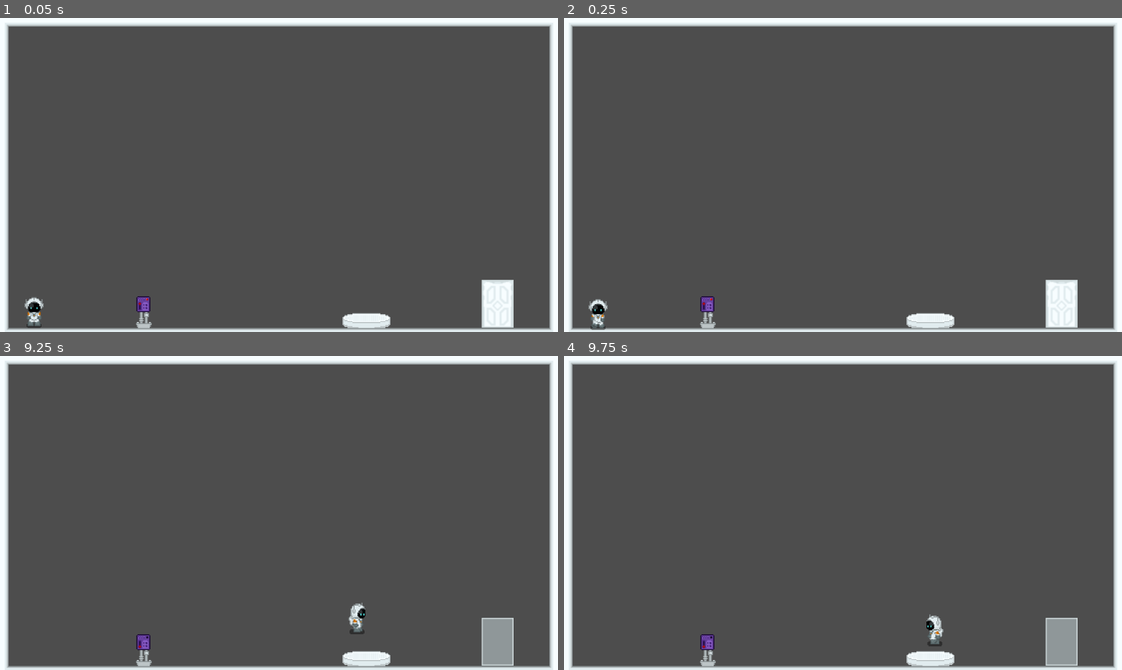
Above: before the commit, frames 1-4 (two rows, left to right).
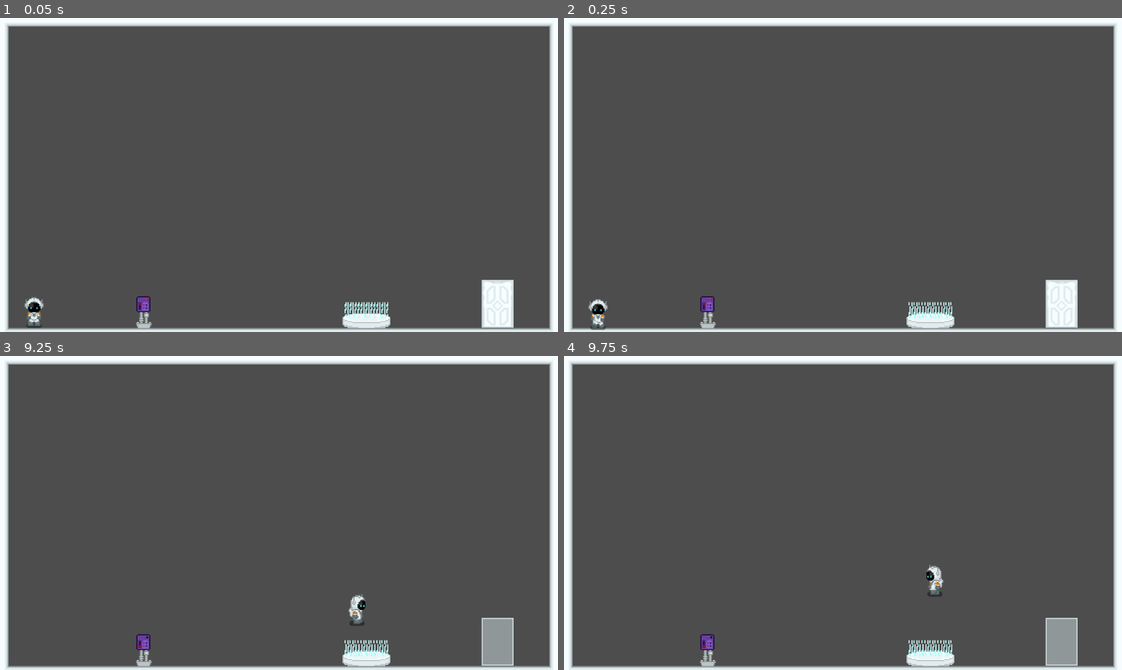
Above: after the commit, the same moments.

Repository: Sinnsai/questpresso
Game: Godot game, scene res://scenes/main.tscn
Two runs of this game, one before a commit and one after it. Both use one fixed random seed, a clock stepped at 60 frames per second and the inputs below.
Inputs:
- Up to frame 1 (0.05 s): no input
- Up to frame 2 (0.25 s): no input
- Up to frame 3 (9.25 s): hold E (interact) 0.53-1.28 s; hold D (move_right) 0.53-2.03 s; tap W (jump) at 0.77, 1.52, 3.02, 3.77, 4.52, 6.02, 6.77, 7.52, 9.02 s; tap E (interact) every 1.5 s from 1.35 to 8.85 s; hold A (move_left) 2.03-2.78 s; hold E (interact) 2.03-2.78 s; hold D (move_right) 2.78-4.28 s; hold E (interact) 3.53-4.28 s; hold A (move_left) 4.28-5.03 s; hold D (move_right) 5.03-5.78 s; hold E (interact) 5.03-5.78 s; hold A (move_left) 5.78-7.28 s; hold E (interact) 6.53-7.28 s; hold D (move_right) from 7.28 s (still down); hold E (interact) 8.03-8.78 s
- Up to frame 4 (9.75 s): release D (move_right) at 9.53 s; hold A (move_left) from 9.53 s (still down); hold E (interact) from 9.53 s (still down)

The runs differ from the first frame. In frame 1, 0.2% of the frame differs, in the area x 61-70%, y 90-96%; in frame 2, 0.2%; in frame 3, 0.5%; in frame 4, 0.6%, in the area x 61-70%, y 66-96%.

Commit message:
add wind

Diff:
--- a/project.godot
+++ b/project.godot
@@ -18,6 +18,10 @@
 run/main_scene="res://scenes/main.tscn"
 config/features=PackedStringArray("4.7", "Forward Plus")
 config/icon="res://icon.svg"
+
+[global_group]
+
+player=""
 
 [input]
 
@@ -46,3 +50,7 @@
 
 2d_physics/layer_1="world"
 2d_physics/layer_2="interactions"
+
+[rendering]
+
+textures/canvas_textures/default_texture_filter=0
--- a/scenes/level_root.tscn
+++ b/scenes/level_root.tscn
@@ -5,6 +5,7 @@
 [ext_resource type="PackedScene" uid="uid://dv304mi3miyvu" path="res://scenes/player.tscn" id="2_ckirh"]
 [ext_resource type="PackedScene" uid="uid://chi3tiwt5gb55" path="res://scenes/breakbox.tscn" id="3_w3gk0"]
 [ext_resource type="PackedScene" uid="uid://csvnn005yrf7o" path="res://scenes/door.tscn" id="5_cseeo"]
+[ext_resource type="PackedScene" uid="uid://d25jkv7gg5cw8" path="res://scenes/wind.tscn" id="6_cseeo"]
 
 [sub_resource type="TileSetAtlasSource" id="TileSetAtlasSource_t3vdb"]
 texture = ExtResource("1_6btx5")
@@ -143,7 +144,7 @@
 tile_map_data = PackedByteArray("AAAjABIAAAAAAAEAAAAjABEAAAAAAAEAAAAjABAAAAAAAAEAAAAjAA8AAAAAAAEAAAAjAA4AAAAAAAEAAAAjAA …(1744 unchanged characters)…
 tile_set = SubResource("TileSet_wswbs")
 
-[node name="Player" parent="." unique_id=1286453570 instance=ExtResource("2_ckirh")]
+[node name="Player" parent="." unique_id=1286453570 groups=["player"] instance=ExtResource("2_ckirh")]
 z_index = 1
 position = Vector2(41, 303.5)
 
@@ -152,3 +153,8 @@
 
 [node name="Door" parent="." unique_id=1002253811 instance=ExtResource("5_cseeo")]
 position = Vector2(514, 291.5)
+
+[node name="wind" parent="." unique_id=1657574721 instance=ExtResource("6_cseeo")]
+position = Vector2(352, 310)
+length_in_tiles = 1
+wind_force = Vector2(0, -2000)
--- /dev/null
+++ b/scenes/wind.tscn
@@ -0,0 +1,196 @@
+[gd_scene format=3 uid="uid://d25jkv7gg5cw8"]
+
+[ext_resource type="Script" uid="uid://b4objctnepdx3" path="res://wind.gd" id="1_p78np"]
+[ext_resource type="Texture2D" uid="uid://dx80lir6kwfc7" path="res://assets/images/animated/wind/upwards 3 tiles/1.png" id="2_5ly3m"]
+[ext_resource type="Texture2D" uid="uid://caacke8kcdiyc" path="res://assets/images/animated/wind/upwards 3 tiles/2.png" id="3_sq2e8"]
+[ext_resource type="Texture2D" uid="uid://dvmpk8wdqyrsf" path="res://assets/images/animated/wind/upwards 3 tiles/3.png" id="4_7a7jx"]
+[ext_resource type="Texture2D" uid="uid://cexjkbbaugxi1" path="res://assets/images/animated/wind/upwards 3 tiles/4.png" id="5_y4rkh"]
+[ext_resource type="Texture2D" uid="uid://y7ymuon7vqfk" path="res://assets/images/animated/wind/upwards 3 tiles/5.png" id="6_tpysm"]
+
+[sub_resource type="RectangleShape2D" id="RectangleShape2D_dxm0x"]
+size = Vector2(44, 16)
+
+[sub_resource type="AtlasTexture" id="AtlasTexture_6g7o3"]
+atlas = ExtResource("2_5ly3m")
+region = Rect2(0, 0, 48, 16)
+
+[sub_resource type="AtlasTexture" id="AtlasTexture_a6b53"]
+atlas = ExtResource("2_5ly3m")
+region = Rect2(0, 16, 48, 16)
+
+[sub_resource type="AtlasTexture" id="AtlasTexture_0kjf1"]
+atlas = ExtResource("2_5ly3m")
+region = Rect2(0, 32, 48, 16)
+
+[sub_resource type="AtlasTexture" id="AtlasTexture_ranke"]
+atlas = ExtResource("2_5ly3m")
+region = Rect2(0, 48, 48, 16)
+
+[sub_resource type="AtlasTexture" id="AtlasTexture_tqmsi"]
+atlas = ExtResource("3_sq2e8")
+region = Rect2(0, 0, 48, 32)
+
+[sub_resource type="AtlasTexture" id="AtlasTexture_7fnkb"]
+atlas = ExtResource("3_sq2e8")
+region = Rect2(0, 32, 48, 32)
+
+[sub_resource type="AtlasTexture" id="AtlasTexture_khwt7"]
+atlas = ExtResource("3_sq2e8")
+region = Rect2(0, 64, 48, 32)
+
+[sub_resource type="AtlasTexture" id="AtlasTexture_rduop"]
+atlas = ExtResource("3_sq2e8")
+region = Rect2(0, 96, 48, 32)
+
+[sub_resource type="AtlasTexture" id="AtlasTexture_y1sa7"]
+atlas = ExtResource("4_7a7jx")
+region = Rect2(0, 0, 48, 48)
+
+[sub_resource type="AtlasTexture" id="AtlasTexture_j65m1"]
+atlas = ExtResource("4_7a7jx")
+region = Rect2(0, 48, 48, 48)
+
+[sub_resource type="AtlasTexture" id="AtlasTexture_52axp"]
+atlas = ExtResource("4_7a7jx")
+region = Rect2(0, 96, 48, 48)
+
+[sub_resource type="AtlasTexture" id="AtlasTexture_xnhjk"]
+atlas = ExtResource("4_7a7jx")
+region = Rect2(0, 144, 48, 48)
+
+[sub_resource type="AtlasTexture" id="AtlasTexture_riiyh"]
+atlas = ExtResource("5_y4rkh")
+region = Rect2(0, 0, 48, 64)
+
+[sub_resource type="AtlasTexture" id="AtlasTexture_bvj68"]
+atlas = ExtResource("5_y4rkh")
+region = Rect2(0, 64, 48, 64)
+
+[sub_resource type="AtlasTexture" id="AtlasTexture_46gy2"]
+atlas = ExtResource("5_y4rkh")
+region = Rect2(0, 128, 48, 64)
+
+[sub_resource type="AtlasTexture" id="AtlasTexture_2s37l"]
+atlas = ExtResource("5_y4rkh")
+region = Rect2(0, 192, 48, 64)
+
+[sub_resource type="AtlasTexture" id="AtlasTexture_vjaxv"]
+atlas = ExtResource("6_tpysm")
+region = Rect2(0, 0, 48, 80)
+
+[sub_resource type="AtlasTexture" id="AtlasTexture_4xduj"]
+atlas = ExtResource("6_tpysm")
+region = Rect2(0, 80, 48, 80)
+
+[sub_resource type="AtlasTexture" id="AtlasTexture_5exke"]
+atlas = ExtResource("6_tpysm")
+region = Rect2(0, 160, 48, 80)
+
+[sub_resource type="AtlasTexture" id="AtlasTexture_6ronr"]
+atlas = ExtResource("6_tpysm")
+region = Rect2(0, 240, 48, 80)
+
+[sub_resource type="SpriteFrames" id="SpriteFrames_dxm0x"]
+animations = [{
+"frames": [{
+"duration": 1.0,
+"texture": SubResource("AtlasTexture_6g7o3")
+}, {
+"duration": 1.0,
+"texture": SubResource("AtlasTexture_a6b53")
+}, {
+"duration": 1.0,
+"texture": SubResource("AtlasTexture_0kjf1")
+}, {
+"duration": 1.0,
+"texture": SubResource("AtlasTexture_ranke")
+}],
+"loop": 1,
+"name": &"1",
+"speed": 8.0
+}, {
+"frames": [{
+"duration": 1.0,
+"texture": SubResource("AtlasTexture_tqmsi")
+}, {
+"duration": 1.0,
+"texture": SubResource("AtlasTexture_7fnkb")
+}, {
+"duration": 1.0,
+"texture": SubResource("AtlasTexture_khwt7")
+}, {
+"duration": 1.0,
+"texture": SubResource("AtlasTexture_rduop")
+}],
+"loop": 1,
+"name": &"2",
+"speed": 8.0
+}, {
+"frames": [{
+"duration": 1.0,
+"texture": SubResource("AtlasTexture_y1sa7")
+}, {
+"duration": 1.0,
+"texture": SubResource("AtlasTexture_j65m1")
+}, {
+"duration": 1.0,
+"texture": SubResource("AtlasTexture_52axp")
+}, {
+"duration": 1.0,
+"texture": SubResource("AtlasTexture_xnhjk")
+}],
+"loop": 1,
+"name": &"3",
+"speed": 8.0
+}, {
+"frames": [{
+"duration": 1.0,
+"texture": SubResource("AtlasTexture_riiyh")
+}, {
+"duration": 1.0,
+"texture": SubResource("AtlasTexture_bvj68")
+}, {
+"duration": 1.0,
+"texture": SubResource("AtlasTexture_46gy2")
+}, {
+"duration": 1.0,
+"texture": SubResource("AtlasTexture_2s37l")
+}],
+"loop": 1,
+"name": &"4",
+"speed": 8.0
+}, {
+"frames": [{
+"duration": 1.0,
+"texture": SubResource("AtlasTexture_vjaxv")
+}, {
+"duration": 1.0,
+"texture": SubResource("AtlasTexture_4xduj")
+}, {
+"duration": 1.0,
+"texture": SubResource("AtlasTexture_5exke")
+}, {
+"duration": 1.0,
+"texture": SubResource("AtlasTexture_6ronr")
+}],
+"loop": 1,
+"name": &"5",
+"speed": 8.0
+}]
+
+[node name="wind" type="Area2D" unique_id=1657574721]
+script = ExtResource("1_p78np")
+
+[node name="CollisionShape2D" type="CollisionShape2D" parent="." unique_id=1334977559]
+position = Vector2(24, -8)
+shape = SubResource("RectangleShape2D_dxm0x")
+
+[node name="AnimatedSprite2D" type="AnimatedSprite2D" parent="." unique_id=1957985482]
+texture_repeat = 2
+position = Vector2(0, -16)
+sprite_frames = SubResource("SpriteFrames_dxm0x")
+animation = &"2"
+centered = false
+
+[connection signal="body_entered" from="." to="." method="_on_body_entered"]
+[connection signal="body_exited" from="." to="." method="_on_body_exited"]
--- a/scripts/player.gd
+++ b/scripts/player.gd
@@ -5,6 +5,7 @@
 const SPEED = 300.0
 const JUMP_VELOCITY = -400.0
 
+var current_wind_force: Vector2 = Vector2.ZERO
 
 
 func _physics_process(delta: float) -> void:
@@ -29,6 +30,8 @@
 	else:
 		velocity.x = move_toward(velocity.x, 0, SPEED)
 
+	velocity += current_wind_force * delta
+
 	move_and_slide()
 
 
@@ -36,3 +39,6 @@
 		animated_sprite_2d.flip_h = false
 	elif direction == -1.0:
 		animated_sprite_2d.flip_h = true
+
+func set_wind_force(force: Vector2) -> void:
+	current_wind_force = force
--- /dev/null
+++ b/wind.gd
@@ -0,0 +1,28 @@
+extends Area2D
+
+@export_range(1,10,1) var length_in_tiles: int
+@export var wind_force: Vector2 = Vector2(200, 0)
+@onready var animated_sprite_2d: AnimatedSprite2D = $AnimatedSprite2D
+@onready var collision_shape_2d: CollisionShape2D = $CollisionShape2D
+
+func _ready() -> void:
+	collision_shape_2d.scale.y = length_in_tiles
+	collision_shape_2d.position.y = -8.0 * length_in_tiles # will mich hier nur kurz beschweren dass man das pivot von collisionshapes anscheinend nicht ändern kann
+	animated_sprite_2d.position.y = -16 * length_in_tiles
+	match length_in_tiles:
+		1: animated_sprite_2d.play("1")
+		2: animated_sprite_2d.play("2")
+		3: animated_sprite_2d.play("3")
+		4: animated_sprite_2d.play("4")
+		5: animated_sprite_2d.play("5")
+
+func _on_body_entered(body: Node2D) -> void:
+	if(body.is_in_group("player")):
+		if body.has_method("set_wind_force"):
+			body.set_wind_force(wind_force)
+
+
+func _on_body_exited(body: Node2D) -> void:
+	if body.is_in_group("player"):
+		if body.has_method("set_wind_force"):
+			body.set_wind_force(Vector2.ZERO)
Binary file added: assets/images/animated/wind/upwards 3 tiles/1.png
Not shown, added: assets/images/animated/wind/upwards 3 tiles/1.png.import
Binary file added: assets/images/animated/wind/upwards 3 tiles/2.png
Not shown, added: assets/images/animated/wind/upwards 3 tiles/2.png.import
Binary file added: assets/images/animated/wind/upwards 3 tiles/3.png
Not shown, added: assets/images/animated/wind/upwards 3 tiles/3.png.import
Binary file added: assets/images/animated/wind/upwards 3 tiles/4.png
Not shown, added: assets/images/animated/wind/upwards 3 tiles/4.png.import
Binary file added: assets/images/animated/wind/upwards 3 tiles/5.png
Not shown, added: assets/images/animated/wind/upwards 3 tiles/5.png.import
Binary file added: assets/images/animated/wind/upwards2tiles.png
Not shown, added: assets/images/animated/wind/upwards2tiles.png.import
(and 3 more such lines)
